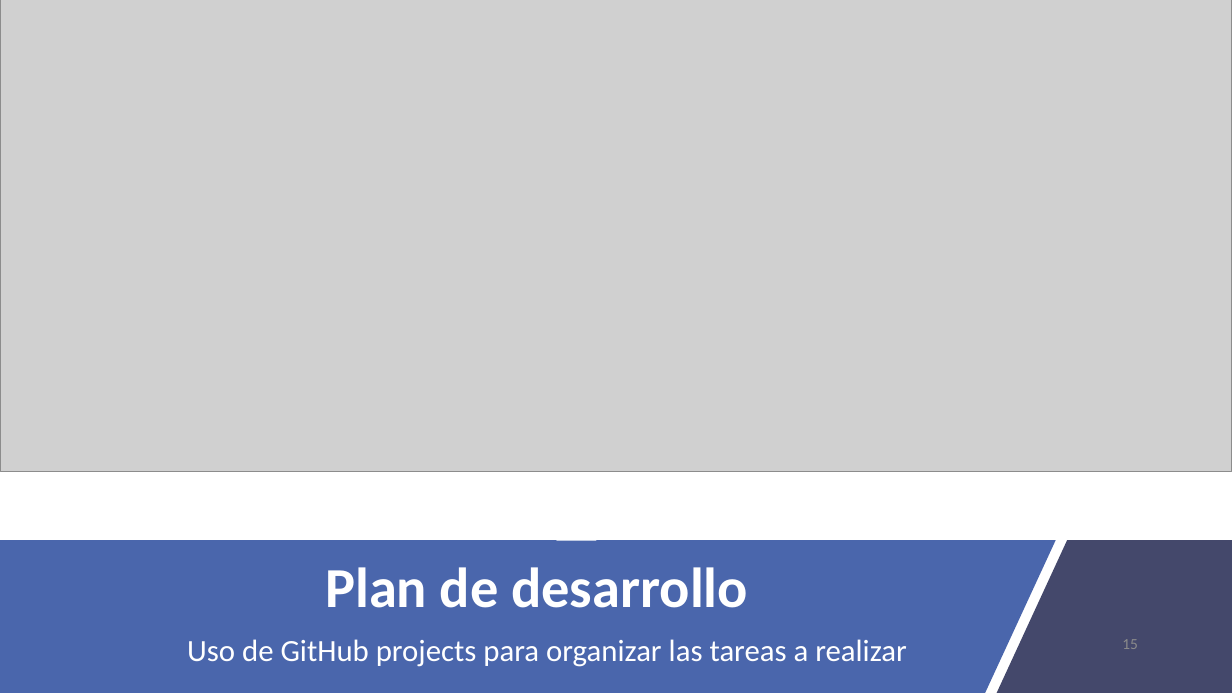
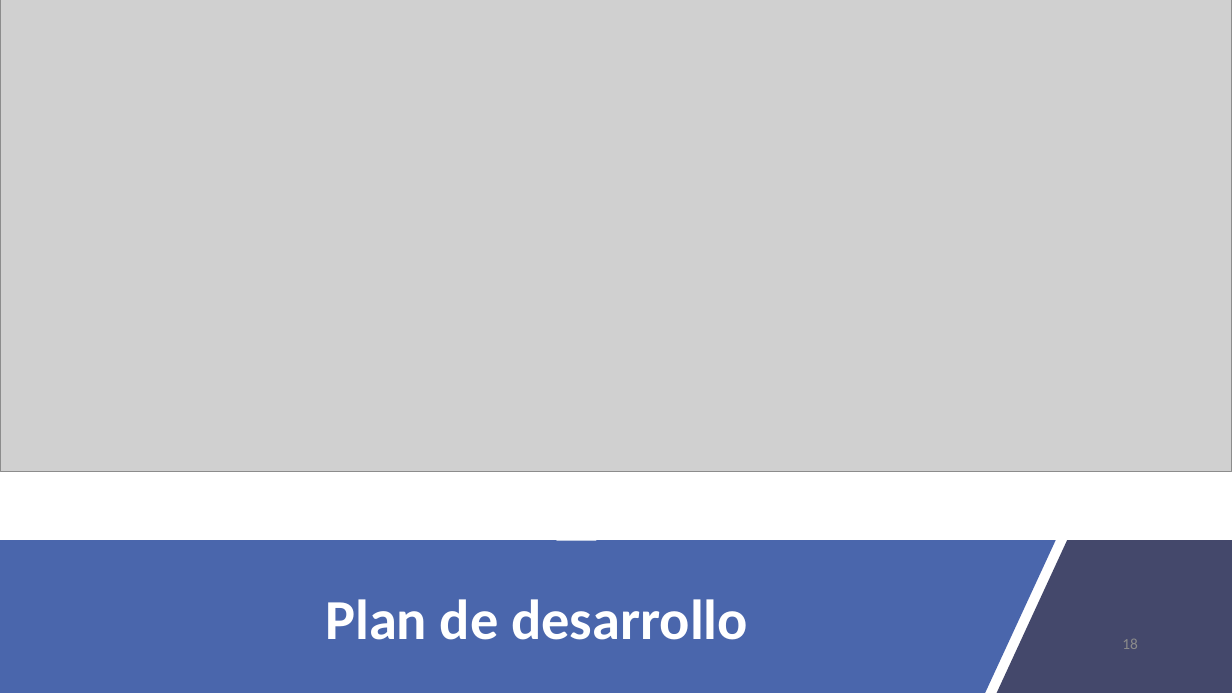
Before and after one commit to VictorIranzo/TFG_Microservices, a slide deck: slide 18 of Trabajo/Presentación/Desarrollo de software basado en microservicios.pptx (slide 15 before the commit). Drawn at 1232x693 pixels with LibreOffice and Linux fonts; fonts in the diff are those of the drawing; grey boxes stand for pictures. Boxes give left, top, right and bottom in pixels: in the first picture for what was removed or moved away, otherwise in the second. Text is boxed around its words. In the diff, an @@ line names an element or a change of style, - is before the commit and + after.

```diff
--- a/Trabajo/Presentación/Desarrollo de software basado en microservicios.pptx
+++ b/Trabajo/Presentación/Desarrollo de software basado en microservicios.pptx
@@ title "Plan de desarrollo": place and size @@
-title "Plan de desarrollo" at (325, 567, 748, 608)
+title "Plan de desarrollo" at (325, 599, 748, 640)
@@ text removed at (187, 639, 907, 667) @@
-Uso de GitHub projects para organizar las tareas a realizar
@@ page number at (1122, 639, 1138, 649): text changed @@
-15
+18
```
Also in this commit, not shown: 11 other slides changed, 5 slides added.
